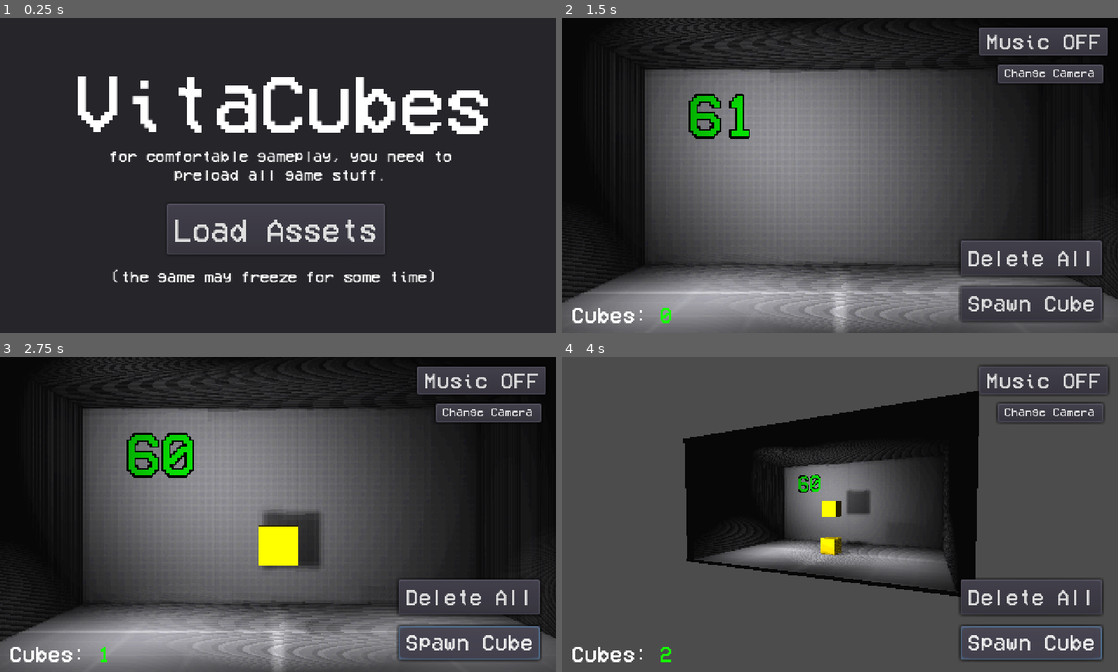
Above: before the commit, frames 1-4 (two rows, left to right).
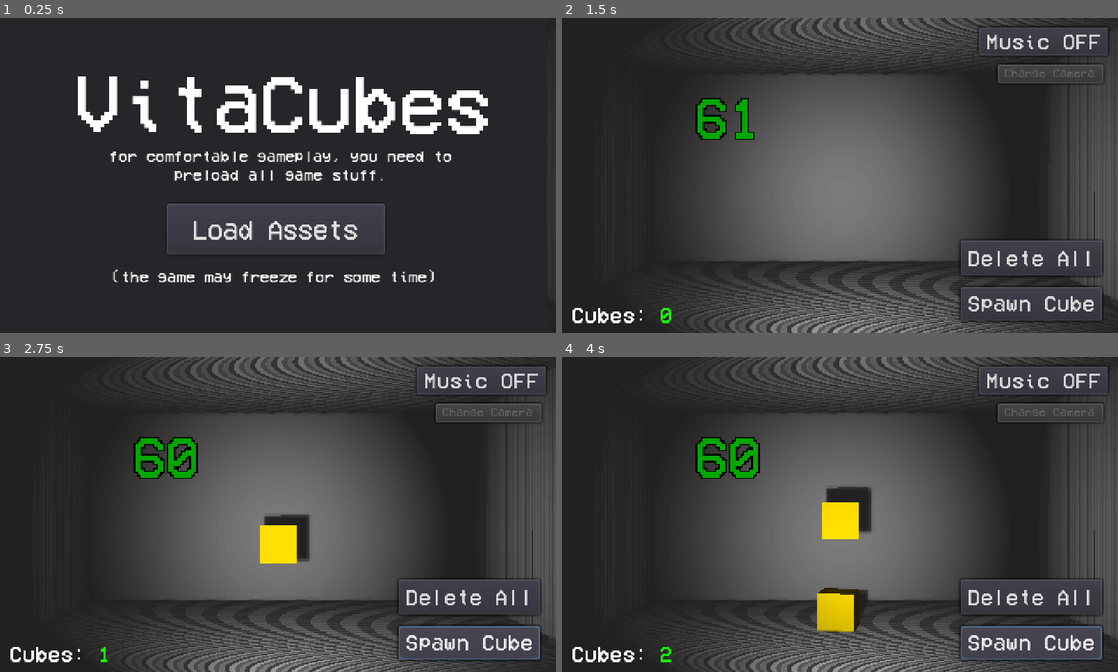
Above: after the commit, the same moments.

Repository: yaragirodev/vitaCubes
Game: Godot game, scene res://scenes/mainMenu.tscn
Two runs of this game, one before a commit and one after it. Both use one fixed random seed, a clock stepped at 60 frames per second and the inputs below.
Inputs (mouse positions are in pixels of both pictures, inside the frame that each line leads up to):
- Up to frame 1 (0.25 s): no input
- Up to frame 2 (1.5 s): click "Load Assets" at 0.5 s; click "Start" at 1.25 s
- Up to frame 3 (2.75 s): click "Spawn Cube" at 2 s
- Up to frame 4 (4 s): click (1051, 413) at 2.75 s, where only the run before the commit has a clickable "Change Camera"; click "Spawn Cube" at 3.5 s

The runs differ from the first frame. In frame 1, 1.1% of the frame differs, in the area x 31-68%, y 64-72%; in frame 2, 48%; in frame 3, 50%; in frame 4, 66%, in the area x 0-100%, y 0-100%.

Commit message:
vita optimization (plz work)

Diff:
--- a/gui/gui.tscn
+++ b/gui/gui.tscn
@@ -35,6 +35,7 @@
 margin_right = 467.0
 margin_bottom = 56.0
 custom_fonts/font = SubResource( 1 )
+disabled = true
 text = "Change Camera"
 
 [node name="deleteAllButton" type="Button" parent="."]
--- a/scenes/main.tscn
+++ b/scenes/main.tscn
@@ -1,15 +1,11 @@
-[gd_scene load_steps=12 format=2]
+[gd_scene load_steps=10 format=2]
 
 [ext_resource path="res://gui/gui.tscn" type="PackedScene" id=1]
 [ext_resource path="res://assets/VCR.ttf" type="DynamicFontData" id=2]
 [ext_resource path="res://scenes/fpsCounter.gd" type="Script" id=3]
 [ext_resource path="res://scenes/DaD.gd" type="Script" id=4]
 [ext_resource path="res://assets/BGMusicL0.mp3" type="AudioStream" id=5]
-[ext_resource path="res://assets/grid/texture_01.png" type="Texture" id=6]
-[ext_resource path="res://assets/materuials/grid.tres" type="Material" id=7]
-
-[sub_resource type="SpatialMaterial" id=4]
-albedo_texture = ExtResource( 6 )
+[ext_resource path="res://scenes/mainLevel.gd" type="Script" id=6]
 
 [sub_resource type="DynamicFont" id=2]
 size = 412
@@ -28,15 +24,16 @@
 background_energy = 12.4
 
 [node name="Spatial" type="Spatial"]
+script = ExtResource( 6 )
 
 [node name="env" type="Spatial" parent="."]
 
 [node name="CSGBox" type="CSGBox" parent="env"]
+transform = Transform( 1, 0, 0, 0, 1, 0, 0, 0, 1, 0, -2.12524, 0 )
 use_collision = true
 width = 29.7181
-height = 0.324869
+height = 4.41203
 depth = 18.4865
-material = SubResource( 4 )
 
 [node name="CSGBox5" type="CSGBox" parent="env"]
 transform = Transform( 1, 0, 0, 0, 1, 0, 0, 0, 1, 0, 13.9429, 0 )
@@ -44,7 +41,6 @@
 width = 29.7181
 height = 0.491139
 depth = 18.4865
-material = ExtResource( 7 )
 
 [node name="backwall" type="CSGBox" parent="env"]
 transform = Transform( 1, 0, 0, 0, 1, 0, 0, 0, 1, 0, 6.96227, -9.13067 )
@@ -52,11 +48,9 @@
 width = 29.7181
 height = 14.2517
 depth = 1.04526
-material = ExtResource( 7 )
 
 [node name="fps" type="Label3D" parent="env/backwall"]
 transform = Transform( 1, 0, 0, 0, 1, 0, 0, 0, 1, -8.14033, 3.65516, 0.640557 )
-shaded = true
 modulate = Color( 0.0196078, 0.654902, 0, 1 )
 text = "60"
 font = SubResource( 2 )
@@ -68,7 +62,6 @@
 width = 1.1777
 height = 14.2517
 depth = 22.5589
-material = ExtResource( 7 )
 
 [node name="CSGBox4" type="CSGBox" parent="env"]
 transform = Transform( 1, 0, 0, 0, 1, 0, 0, 0, 1, 14.4102, 7.07878, -2.1481 )
@@ -76,28 +69,9 @@
 width = 1.1777
 height = 14.2517
 depth = 22.5589
-material = ExtResource( 7 )
 
 [node name="SpotLight2" type="SpotLight" parent="env"]
-transform = Transform( 0.984826, 0, -0.173545, 0, 1, 0, 0.173545, 0, 0.984826, -0.997343, 4.90498, 10.9486 )
-shadow_enabled = true
-spot_range = 28.4386
-spot_angle = 49.2756
-
-[node name="SpotLight5" type="SpotLight" parent="env"]
-transform = Transform( 0.984826, 0, -0.173545, 0, 1, 0, 0.173545, 0, 0.984826, -8.3026, 10.5059, 7.02686 )
-shadow_enabled = true
-spot_range = 28.4386
-spot_angle = 49.2756
-
-[node name="SpotLight3" type="SpotLight" parent="env"]
-transform = Transform( 0.984826, 0.173545, 7.5859e-09, 0, -4.37114e-08, 1, 0.173545, -0.984826, -4.30481e-08, -6.66951, 11.0321, 2.08277 )
-shadow_enabled = true
-spot_range = 28.4386
-spot_angle = 49.2756
-
-[node name="SpotLight4" type="SpotLight" parent="env"]
-transform = Transform( 0.984826, 0.173545, 7.5859e-09, 0, -4.37114e-08, 1, 0.173545, -0.984826, -4.30481e-08, 7.82764, 11.0321, 2.08277 )
+transform = Transform( 0.984826, 0, -0.173545, 0, 1, 0, 0.173545, 0, 0.984826, -0.986001, 4.90498, 16.4069 )
 shadow_enabled = true
 spot_range = 28.4386
 spot_angle = 49.2756
@@ -105,7 +79,7 @@
 [node name="pCam" type="Camera" parent="."]
 transform = Transform( 1, 0, 0, 0, 1, 0, 0, 0, 1, 0, 6.29941, 27.1758 )
 environment = SubResource( 1 )
-fov = 33.9
+fov = 35.5
 far = 110.0
 script = ExtResource( 4 )
 
--- /dev/null
+++ b/scenes/mainLevel.gd
@@ -0,0 +1,7 @@
+extends Spatial
+
+onready var light1 = $env/SpotLight2
+
+func _ready():
+	if OS.get_name() == "Vita":
+		light1.shadow_enabled = false
--- a/scenes/mainMenu.tscn
+++ b/scenes/mainMenu.tscn
@@ -9,6 +9,10 @@
 
 [sub_resource type="DynamicFont" id=2]
 size = 14
+font_data = ExtResource( 1 )
+
+[sub_resource type="DynamicFont" id=4]
+size = 23
 font_data = ExtResource( 1 )
 
 [sub_resource type="DynamicFont" id=3]
@@ -24,8 +28,8 @@
 layer = 100
 
 [node name="Panel" type="Panel" parent="CanvasLayer"]
-margin_right = 960.0
-margin_bottom = 544.0
+margin_right = 472.0
+margin_bottom = 272.0
 
 [node name="title" type="Label" parent="CanvasLayer/Panel"]
 margin_left = 64.3781
@@ -60,7 +64,7 @@
 margin_top = 160.0
 margin_right = 332.0
 margin_bottom = 204.0
-custom_fonts/font = SubResource( 3 )
+custom_fonts/font = SubResource( 4 )
 text = "Load Assets"
 
 [node name="proceed" type="Button" parent="CanvasLayer/Panel"]
--- a/scenes/preloadMenu.gd
+++ b/scenes/preloadMenu.gd
@@ -15,6 +15,10 @@
 	var instance = scene.instance()
 	get_node("PRELOADHERE").add_child(instance)
 	print("Loaded main.tscn scene !")
+
+	if OS.get_name() == "Vita":
+		Engine.physics_ticks_per_second = 30
+
 	# load cube
 	var cube = load("res://assets/cube/cube.tscn")
 	var Cubeinstance = cube.instance()
Not shown, added: assets/click.mp3.import
Not shown: 1 places in scenes/mainMenu.tscn that only renumber resources
Not shown, added: assets/click.mp3
